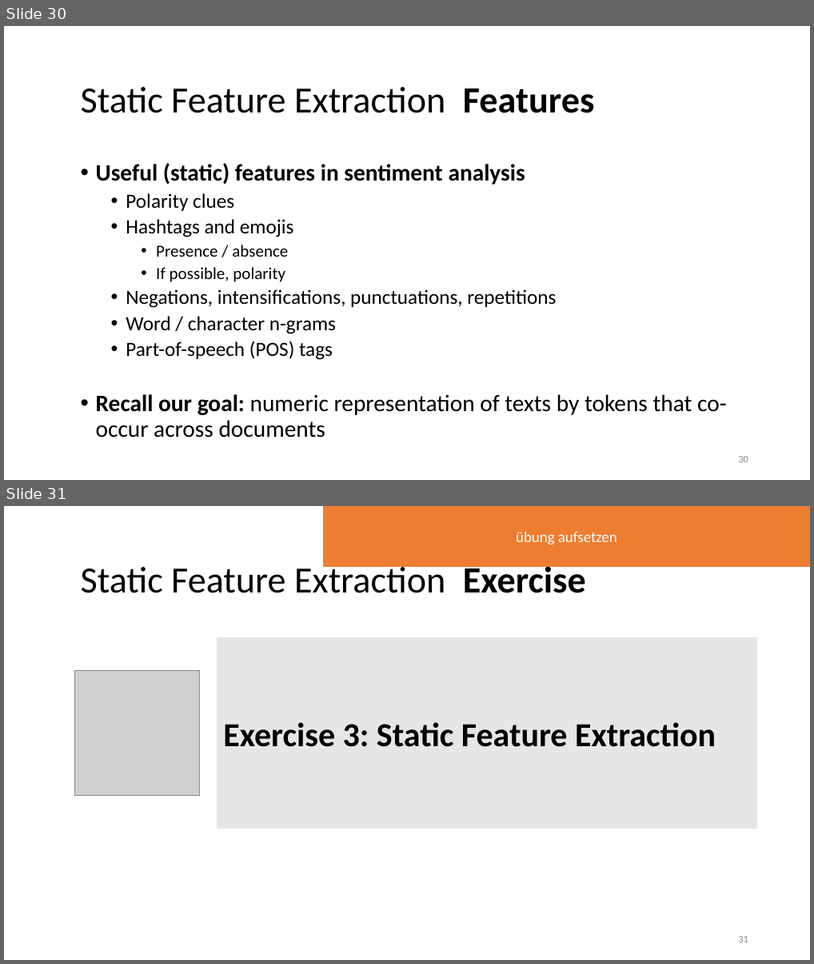
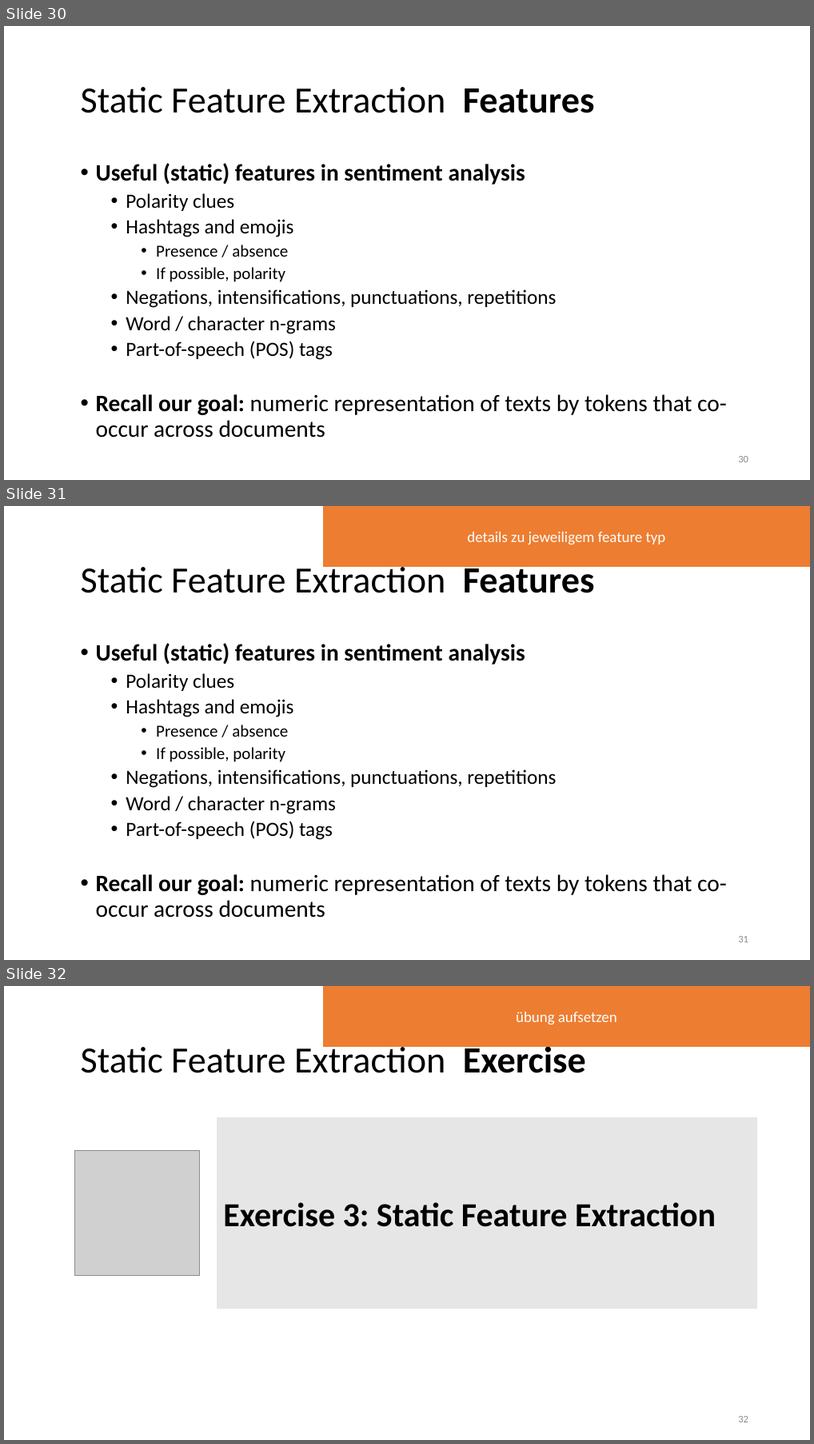
Before and after one commit to lisa-wm/consulting, a slide deck: 5_seminar/Contents_Part_02/slides/Präsentation_Teil2_Lisa.pptx. Shown one above the other, each under a label of ours: slides 30 and 31 before the commit, slides 30, 31 and 32 after it. The pictures are 814x964 and 814x1444 pixels, drawn with LibreOffice and Linux fonts; fonts in the diff are those of the drawing; grey boxes stand for pictures. Boxes give left, top, right and bottom in pixels: in the first picture for what was removed or moved away, otherwise in the second. Text is boxed around its words. In the diff, an @@ line names an element or a change of style, - is before the commit and + after.

Commit message:
drafted demo static features

```diff
--- a/5_seminar/Contents_Part_02/slides/Präsentation_Teil2_Lisa.pptx
+++ b/5_seminar/Contents_Part_02/slides/Präsentation_Teil2_Lisa.pptx
@@ slide 31 added at (4, 506, 810, 960), background #FFFFFF @@
@@ rectangle added at (323, 506, 810, 567), fill #ED7D31, outline #ED7D31 1 pt, 18 pt, text #FFFFFF @@
+details zu jeweiligem feature typ
@@ title added at (81, 561, 594, 593), 44 pt, text #000000 @@
+Static Feature Extraction Features
@@ text added at (96, 643, 727, 917), 24 pt, text #000000 @@
+• Useful (static) features in sentiment analysis
+  • Polarity clues
+  • Hashtags and emojis
+    • Presence / absence
+    • If possible, polarity
+  • Negations, intensifications, punctuations, repetitions
+  • Word / character n-grams
+  • Part-of-speech (POS) tags
+• Recall our goal: numeric representation of texts by tokens that co-occur across documents
@@ page number added at (738, 936, 749, 942), 12 pt, text #8C8C8C @@
+31
@@ what was slide 31 is now slide 32 @@
```
Also in this commit, not shown: 7 other files.
